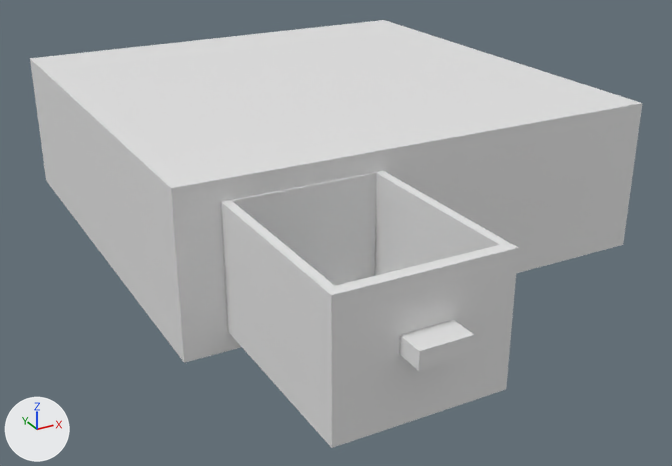
An edit to the Blender file Modelli_Finali/Sud-Est/TavoloConCassetto.blend, drawn before and after from the same camera.
Camera for both pictures: a 50 mm lens placed at (-7.2, -13.24, 7.54), pointed at (0.65, 1.04, 0.4). The lights are fixed; the arrows at lower left show +X, +Y and +Z.

Names of what the first picture shows: 'CassettoTavolo', 'TavoloPalla'.
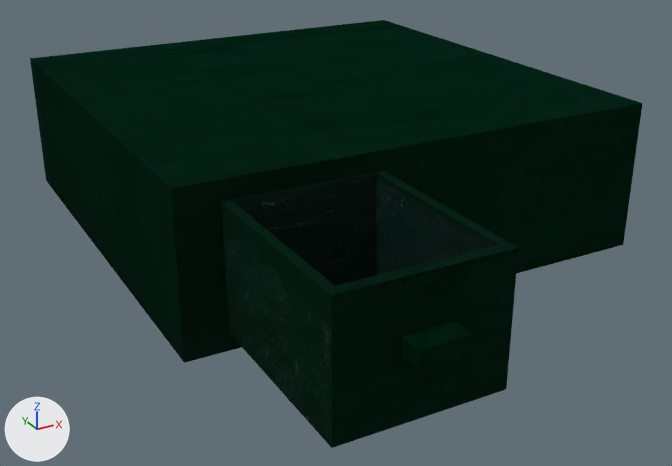
Location of each change, (x1, y1, x2, y2) in pixels of the pictures (672 x 466 px):
'TavoloPalla', recoloured (white to black)
    both: (30, 20, 642, 363)
'CassettoTavolo', recoloured (grey to black)
    both: (221, 171, 518, 448)

The change in detail:
Picture 'TavoloConCassetto_TXT.png' (img_tavoloconcassetto_txt_png) is new.
Material 'Material_TavoloConCassetto' (mat_material_tavoloconcassetto) is new.
Its texture is img_tavoloconcassetto_txt_png.
me_cube_001 has 52 vertices, 50 faces and spans x -1.38..1.38, y -2.02..1.92, z 0.34..2.51.
me_cube_001 now uses material mat_material_tavoloconcassetto (picture img_tavoloconcassetto_txt_png).
me_cube_017 has 16 vertices, 14 faces and spans x -4.53..4.53, y -4.53..4.53, z 0.0..2.85.
me_cube_017 now uses material mat_material_tavoloconcassetto (picture img_tavoloconcassetto_txt_png).
